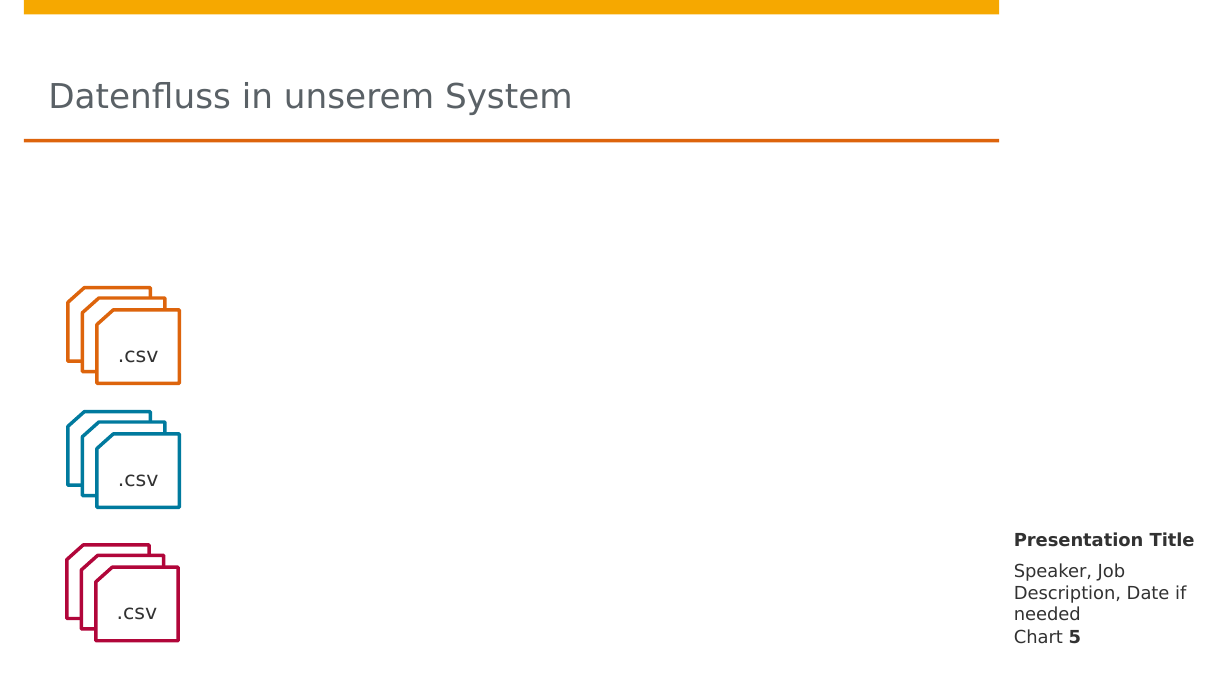
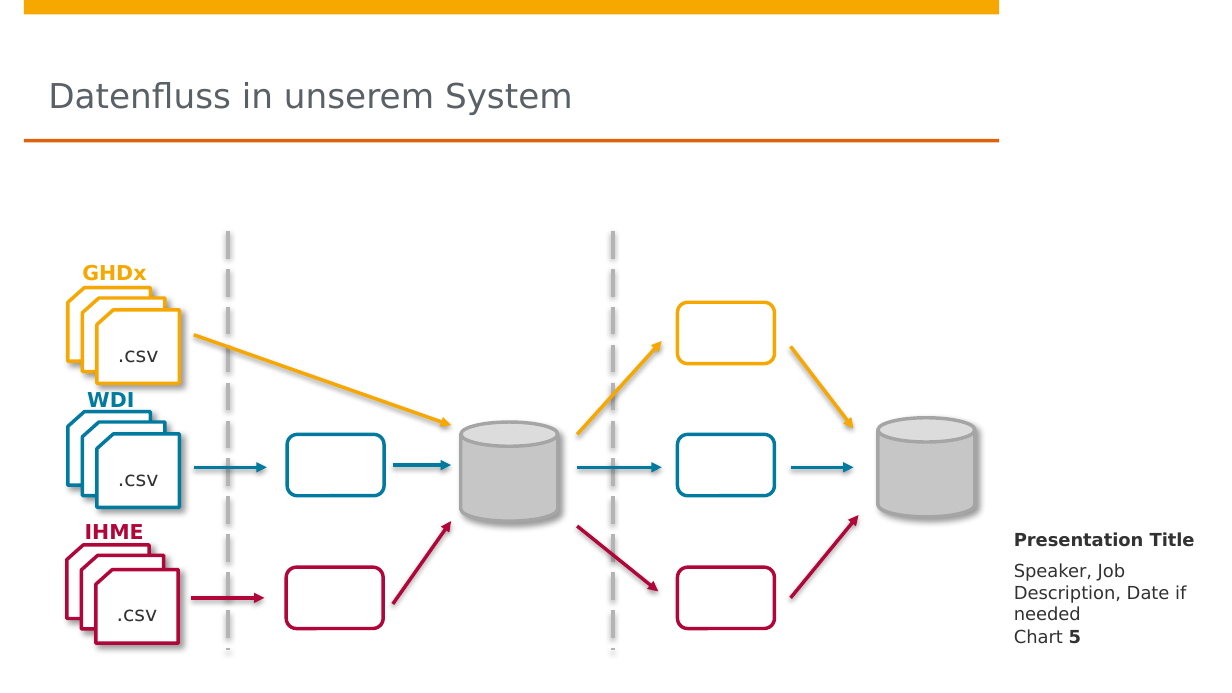
Before and after one commit to johanneshoetter/Health-Data-Integration, a slide deck: slide 5 of presentations/integration.pptx. Drawn at 1232x693 pixels with LibreOffice and Linux fonts; fonts in the diff are those of the drawing; background and template pictures are left out. Boxes give left, top, right and bottom in pixels: in the first picture for what was removed or moved away, otherwise in the second. Text is boxed around its words. In the diff, an @@ line names an element or a change of style, - is before the commit and + after.

```diff
--- a/presentations/integration.pptx
+++ b/presentations/integration.pptx
@@ line added from (228, 232) to (228, 650), #B4B4B4 2 pt dashed @@
@@ line added from (612, 232) to (612, 650), #B4B4B4 2 pt dashed @@
@@ text added at (x1=82, y1=264, x2=146, y2=281), 12 pt, text #F6A800, bold @@
+GHDx
@@ outline #DD640C 2 pt to #F6A800 2 pt; shadow on in 3 elements at (x1=68, y1=287, x2=150, y2=361), (x1=83, y1=298, x2=165, y2=372), (x1=97, y1=310, x2=180, y2=384) @@
@@ rounded rectangle added at (x1=678, y1=302, x2=775, y2=363), fill #FFFFFF, outline #F6A800 2 pt @@
@@ arrow added from (193, 335) to (451, 425), #F6A800 2 pt @@
@@ arrow added from (578, 435) to (662, 341), #F6A800 2 pt @@
@@ arrow added from (791, 346) to (854, 429), #F6A800 2 pt @@
@@ text added at (x1=87, y1=391, x2=134, y2=413), 12 pt, text #007A9E, bold @@
+WDI
@@ cylinder added at (x1=878, y1=418, x2=976, y2=516), fill #C6C6C6, outline #A5A5A5 2 pt @@
@@ rounded rectangle added at (x1=287, y1=435, x2=384, y2=496), fill #FFFFFF, outline #007A9E 2 pt @@
@@ cylinder added at (x1=461, y1=423, x2=558, y2=521), fill #C6C6C6, outline #A5A5A5 2 pt @@
@@ rounded rectangle added at (x1=678, y1=435, x2=775, y2=496), fill #FFFFFF, outline #007A9E 2 pt @@
@@ arrow added from (193, 467) to (267, 467), #007A9E 2 pt @@
@@ arrow added from (393, 466) to (451, 466), #007A9E 2 pt @@
@@ arrow added from (578, 467) to (662, 467), #007A9E 2 pt @@
@@ arrow added from (791, 467) to (854, 467), #007A9E 2 pt @@
@@ text added at (x1=85, y1=523, x2=144, y2=545), 12 pt, text #B1063A, bold @@
+IHME
@@ arrow added from (393, 604) to (451, 521), #B1063A 2 pt @@
@@ arrow added from (578, 526) to (658, 591), #B1063A 2 pt @@
@@ arrow added from (791, 598) to (859, 515), #B1063A 2 pt @@
@@ shadow on in 6 elements at (x1=68, y1=411, x2=150, y2=485), (x1=83, y1=423, x2=165, y2=496), (x1=97, y1=434, x2=180, y2=508), (x1=67, y1=545, x2=149, y2=618), (x1=81, y1=556, x2=164, y2=630), (x1=96, y1=569, x2=179, y2=643) @@
@@ rounded rectangle added at (x1=286, y1=567, x2=383, y2=628), fill #FFFFFF, outline #B1063A 2 pt @@
@@ rounded rectangle added at (x1=678, y1=567, x2=775, y2=628), fill #FFFFFF, outline #B1063A 2 pt @@
@@ arrow added from (191, 598) to (265, 598), #B1063A 2 pt @@
```
Also in this commit, not shown: 5 other slides changed, 7 slides added, 4 other files.
